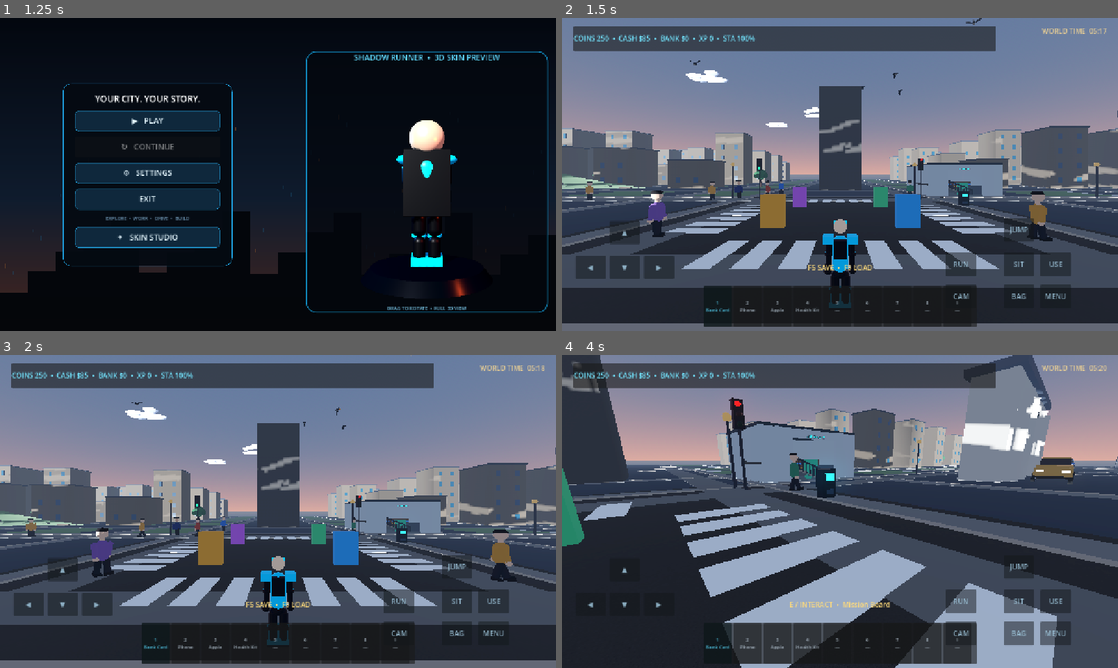
Above: before the commit, frames 1-4 (two rows, left to right).
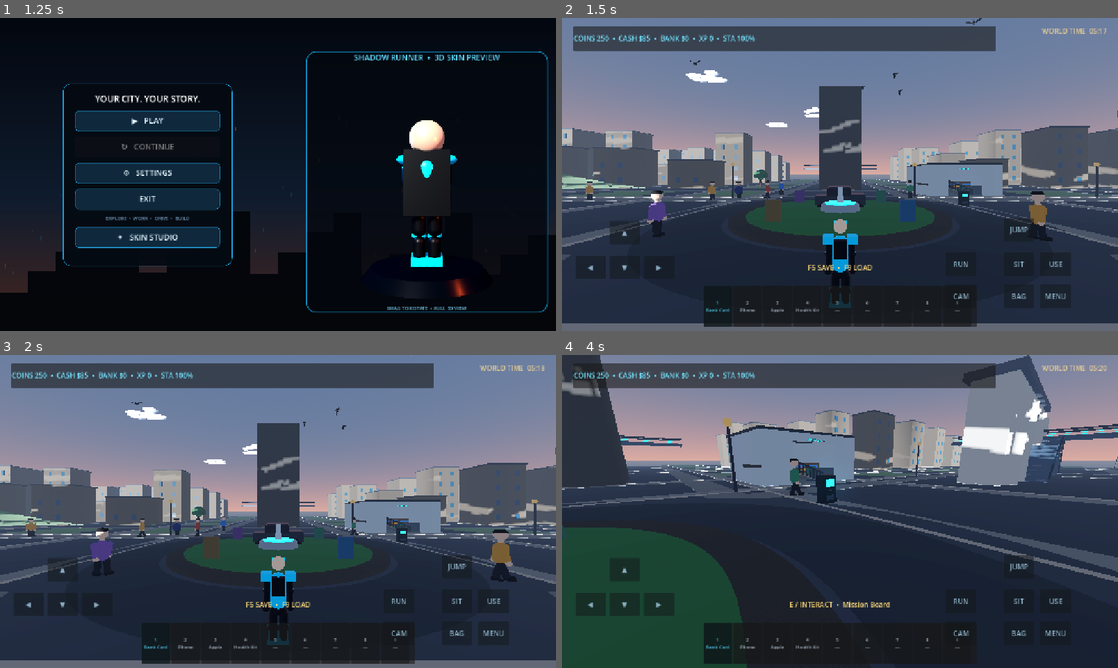
Above: after the commit, the same moments.

Repository: arezosaleh040-wq/Stickman
Game: Godot game, scene res://scenes/main.tscn
Two runs of this game, one before a commit and one after it. Both use one fixed random seed, a clock stepped at 60 frames per second and the inputs below.
Inputs (mouse positions are in pixels of both pictures, inside the frame that each line leads up to):
- Up to frame 1 (1.25 s): click "▲" at 0.5 s
- Up to frame 2 (1.5 s): click "▶ PLAY" at 1.25 s
- Up to frame 3 (2 s): no input
- Up to frame 4 (4 s): tap Enter at 2 s; move the mouse to (867, 511) at 2.02 s; hold Ctrl (crouch) 2.03-2.78 s; hold W (move_forward) from 2.03 s (still down); click (867, 511) at 2.17 s; tap Space (jump) at 2.27, 2.57, 3.02, 3.32 s; move the mouse to (812, 511) at 2.77 s; tap Shift (sprint) at 2.85 s; move the mouse to (851, 505) at 3.52 s; tap V at 3.6 s

Frame 1 is identical in both runs. In frame 2, 15% of the frame differs, in the area x 0-100%, y 35-87%; in frame 3, 15%; in frame 4, 45%, in the area x 0-100%, y 0-100%.
Error in both runs: Invalid call. Nonexistent 'float' constructor. (res://scripts/player.gd:371)

Commit message:
Build a clean roundabout and two pedestrian overpasses

Diff:
--- a/scripts/world.gd
+++ b/scripts/world.gd
@@ -46,6 +46,7 @@
 	_create_cloud_layers()
 	_create_ground()
 	_create_roads()
+	_create_pedestrian_overpasses()
 	_create_rolling_hills()
 	_set_loading_progress(35, "LOADING TERRAIN AND ROADS")
 	await get_tree().process_frame
@@ -887,13 +888,16 @@
 
 func _create_traffic_system() -> void:
 	_create_city_streets()
-	_create_crosswalks()
-	_create_traffic_lights()
-	for axis in ["x","z"]:
-		for direction in [-1,1]:
-			for index in range(2):
-				var start := -96.0 + float(index)*48.0 if direction>0 else 96.0-float(index)*48.0
-				_create_traffic_car(axis,direction,start,index)
+	for index in range(8):
+		_create_traffic_car("x", 1, 0.0, index)
+		var car_data: Dictionary = traffic_cars[traffic_cars.size() - 1]
+		var angle := TAU * float(index) / 8.0
+		car_data["axis"] = "circle"
+		car_data["radius"] = 8.85
+		car_data["angle"] = angle
+		var car: Node3D = car_data["root"]
+		car.position = Vector3(cos(angle) * 8.85, 0.0, sin(angle) * 8.85)
+		car.look_at(car.position + Vector3(-sin(angle), 0.0, cos(angle)), Vector3.UP)
 
 
 func _create_city_streets() -> void:
@@ -1093,6 +1097,17 @@
 			(bulbs[i] as MeshInstance3D).material_override = materials[i] if active else _dim_traffic_material(i)
 	for car_data in traffic_cars:
 		var direction := int(car_data["direction"])
+		var car: Node3D = car_data["root"]
+		if car_data["axis"] == "circle":
+			var radius := float(car_data["radius"])
+			var angle := float(car_data["angle"]) + float(car_data["speed"]) * delta / radius
+			car_data["angle"] = fposmod(angle, TAU)
+			car.position = Vector3(cos(angle) * radius, 0.0, sin(angle) * radius)
+			car.look_at(car.position + Vector3(-sin(angle), 0.0, cos(angle)), Vector3.UP)
+			for child in car.get_children():
+				if child is MeshInstance3D and child.name == "Wheel":
+					child.rotate_x(delta * 7.0)
+			continue
 		var position_value := float(car_data["position"])
 		var state := x_state if car_data["axis"]=="x" else z_state
 		var near_line := position_value>-12.0 and position_value< -7.5 if direction>0 else position_value<12.0 and position_value>7.5
@@ -1105,7 +1120,6 @@
 		elif direction<0 and position_value< -108.0:
 			position_value = 108.0
 		car_data["position"] = position_value
-		var car: Node3D = car_data["root"]
 		if car_data["axis"]=="x":
 			car.position = Vector3(position_value,0,float(car_data["lane"]))
 		else:
@@ -1161,23 +1175,186 @@
 				window.material_override = glass
 				parent.add_child(window)
 
+func _create_roundabout() -> void:
+	var plaza := StaticBody3D.new()
+	plaza.name = "CentralRoundabout"
+	add_child(plaza)
+	var asphalt_disc := MeshInstance3D.new()
+	asphalt_disc.name = "RoundaboutPavedApron"
+	var disc := CylinderMesh.new()
+	disc.top_radius = 11.7
+	disc.bottom_radius = 11.7
+	disc.height = 0.12
+	disc.radial_segments = 96
+	asphalt_disc.mesh = disc
+	asphalt_disc.position.y = 0.055
+	asphalt_disc.material_override = asphalt_material
+	plaza.add_child(asphalt_disc)
+
+	var ring := MeshInstance3D.new()
+	ring.name = "CircularDrivingLane"
+	var surface := SurfaceTool.new()
+	surface.begin(Mesh.PRIMITIVE_TRIANGLES)
+	for i in range(96):
+		var a0 := TAU * float(i) / 96.0
+		var a1 := TAU * float(i + 1) / 96.0
+		var i0 := Vector3(cos(a0) * 7.15, 0.135, sin(a0) * 7.15)
+		var i1 := Vector3(cos(a1) * 7.15, 0.135, sin(a1) * 7.15)
+		var o0 := Vector3(cos(a0) * 10.25, 0.135, sin(a0) * 10.25)
+		var o1 := Vector3(cos(a1) * 10.25, 0.135, sin(a1) * 10.25)
+		surface.add_vertex(i0)
+		surface.add_vertex(o0)
+		surface.add_vertex(i1)
+		surface.add_vertex(i1)
+		surface.add_vertex(o0)
+		surface.add_vertex(o1)
+	surface.generate_normals()
+	ring.mesh = surface.commit()
+	ring.material_override = _mat(Color(0.19, 0.21, 0.22), 0.88)
+	plaza.add_child(ring)
+
+	var island := MeshInstance3D.new()
+	island.name = "LandscapedCenterIsland"
+	var island_mesh := CylinderMesh.new()
+	island_mesh.top_radius = 6.85
+	island_mesh.bottom_radius = 6.85
+	island_mesh.height = 0.34
+	island_mesh.radial_segments = 96
+	island.mesh = island_mesh
+	island.position.y = 0.17
+	island.material_override = stone_material
+	plaza.add_child(island)
+	var island_collision := CollisionShape3D.new()
+	var island_shape := CylinderShape3D.new()
+	island_shape.radius = 6.85
+	island_shape.height = 0.36
+	island_collision.shape = island_shape
+	island_collision.position.y = 0.17
+	plaza.add_child(island_collision)
+
+	var lawn := MeshInstance3D.new()
+	lawn.name = "RoundaboutGarden"
+	var lawn_mesh := CylinderMesh.new()
+	lawn_mesh.top_radius = 5.95
+	lawn_mesh.bottom_radius = 5.95
+	lawn_mesh.height = 0.10
+	lawn_mesh.radial_segments = 96
+	lawn.mesh = lawn_mesh
+	lawn.position.y = 0.39
+	lawn.material_override = _mat(Color(0.20, 0.38, 0.22), 0.98)
+	plaza.add_child(lawn)
+
+	var fountain_base := MeshInstance3D.new()
+	var fountain_mesh := CylinderMesh.new()
+	fountain_mesh.top_radius = 1.25
+	fountain_mesh.bottom_radius = 1.42
+	fountain_mesh.height = 0.42
+	fountain_base.mesh = fountain_mesh
+	fountain_base.position.y = 0.65
+	fountain_base.material_override = _mat(Color(0.48, 0.52, 0.53), 0.48)
+	plaza.add_child(fountain_base)
+	var water := MeshInstance3D.new()
+	var water_mesh := CylinderMesh.new()
+	water_mesh.top_radius = 1.05
+	water_mesh.bottom_radius = 1.05
+	water_mesh.height = 0.08
+	water.mesh = water_mesh
+	water.position.y = 0.90
+	water.material_override = _glow_material(Color(0.035, 0.36, 0.52))
+	plaza.add_child(water)
+	var spire := MeshInstance3D.new()
+	var spire_mesh := CylinderMesh.new()
+	spire_mesh.top_radius = 0.12
+	spire_mesh.bottom_radius = 0.27
+	spire_mesh.height = 1.25
+	spire.mesh = spire_mesh
+	spire.position.y = 1.38
+	spire.material_override = _mat(Color(0.68, 0.72, 0.72), 0.3)
+	plaza.add_child(spire)
+
+
+func _create_pedestrian_overpasses() -> void:
+	var deck_mat := _mat(Color(0.22, 0.29, 0.34), 0.48)
+	var rail_mat := _mat(Color(0.10, 0.17, 0.21), 0.38)
+	var light_mat := _glow_material(Color(0.04, 0.58, 0.78))
+	_create_overpass("NorthOverpass", Vector3(0, 0, -40), "z", deck_mat, rail_mat, light_mat)
+	_create_overpass("EastOverpass", Vector3(40, 0, 0), "x", deck_mat, rail_mat, light_mat)
+
+
+func _create_overpass(label: String, center: Vector3, axis: String, deck_mat: Material, rail_mat: Material, light_mat: Material) -> void:
+	var bridge := Node3D.new()
+	bridge.name = label
+	bridge.position = center
+	add_child(bridge)
+	var deck_body := StaticBody3D.new()
+	bridge.add_child(deck_body)
+	var deck := MeshInstance3D.new()
+	var deck_box := BoxMesh.new()
+	deck_box.size = Vector3(19.0, 0.34, 2.8) if axis == "z" else Vector3(2.8, 0.34, 19.0)
+	deck.mesh = deck_box
+	deck.position.y = 4.45
+	deck.material_override = deck_mat
+	deck_body.add_child(deck)
+	var deck_collision := CollisionShape3D.new()
+	var deck_shape := BoxShape3D.new()
+	deck_shape.size = deck_box.size
+	deck_collision.shape = deck_shape
+	deck_collision.position = deck.position
+	deck_body.add_child(deck_collision)
+	for side in [-1.0, 1.0]:
+		var rail := MeshInstance3D.new()
+		var rail_box := BoxMesh.new()
+		rail_box.size = Vector3(19.0, 0.16, 0.16) if axis == "z" else Vector3(0.16, 0.16, 19.0)
+		rail.mesh = rail_box
+		rail.position = Vector3(0, 5.25, side * 1.28) if axis == "z" else Vector3(side * 1.28, 5.25, 0)
+		rail.material_override = rail_mat
+		bridge.add_child(rail)
+		var glow := MeshInstance3D.new()
+		var glow_box := BoxMesh.new()
+		glow_box.size = Vector3(18.6, 0.035, 0.035) if axis == "z" else Vector3(0.035, 0.035, 18.6)
+		glow.mesh = glow_box
+		glow.position = rail.position + Vector3(0, -0.35, 0)
+		glow.material_override = light_mat
+		bridge.add_child(glow)
+	for side in [-1.0, 1.0]:
+		_add_overpass_stairs(bridge, axis, side, deck_mat, rail_mat)
+
+
+func _add_overpass_stairs(bridge: Node3D, axis: String, side: float, step_mat: Material, rail_mat: Material) -> void:
+	var rise := 0.42
+	var run := 0.68
+	for i in range(10):
+		var top := 4.45 - float(i + 1) * rise
+		var body := StaticBody3D.new()
+		var mesh := MeshInstance3D.new()
+		var box := BoxMesh.new()
+		box.size = Vector3(3.4, rise, run) if axis == "z" else Vector3(run, rise, 3.4)
+		mesh.mesh = box
+		body.position = Vector3(0, top - rise * 0.5, side * (1.7 + (float(i) + 0.5) * run)) if axis == "z" else Vector3(side * (1.7 + (float(i) + 0.5) * run), top - rise * 0.5, 0)
+		mesh.material_override = step_mat
+		body.add_child(mesh)
+		var collision := CollisionShape3D.new()
+		var shape := BoxShape3D.new()
+		shape.size = box.size
+		collision.shape = shape
+		body.add_child(collision)
+		bridge.add_child(body)
+	for rail_side in [-1.0, 1.0]:
+		var rail := MeshInstance3D.new()
+		var box := BoxMesh.new()
+		box.size = Vector3(0.14, 0.14, 7.8) if axis == "z" else Vector3(7.8, 0.14, 0.14)
+		rail.mesh = box
+		rail.position = Vector3(rail_side * 1.78, 2.45, side * 5.05) if axis == "z" else Vector3(side * 5.05, 2.45, rail_side * 1.78)
+		if axis == "z":
+			rail.rotation.x = side * atan(4.2 / 6.8)
+		else:
+			rail.rotation.z = -side * atan(4.2 / 6.8)
+		rail.material_override = rail_mat
+		bridge.add_child(rail)
+
+
 func _create_landmarks() -> void:
-	var plaza_body := StaticBody3D.new()
-	plaza_body.name = "CentralPlaza"
-	var plaza := MeshInstance3D.new()
-	var plaza_mesh := BoxMesh.new()
-	plaza_mesh.size = Vector3(25, 0.09, 25)
-	plaza.mesh = plaza_mesh
-	plaza.position = Vector3(0, 0.045, 0)
-	plaza.material_override = stone_material
-	plaza_body.add_child(plaza)
-	var plaza_collision := CollisionShape3D.new()
-	var plaza_shape := BoxShape3D.new()
-	plaza_shape.size = plaza_mesh.size
-	plaza_collision.shape = plaza_shape
-	plaza_collision.position.y = 0.045
-	plaza_body.add_child(plaza_collision)
-	add_child(plaza_body)
+	_create_roundabout()
 	var tower := StaticBody3D.new()
 	tower.name = "OldClockTower"
 	tower.position = Vector3(0, 9, -24)
@@ -1369,22 +1546,49 @@
 
 func _spawn_service(title: String, info: String, kind: String, pos: Vector3, tint: Color) -> void:
 	var item := StaticBody3D.new()
+	item.name = "ServiceKiosk_" + kind
 	item.set_script(INTERACTABLE_SCRIPT)
 	item.set("display_name", title)
 	item.set("description", info)
 	item.set("interaction_type", kind)
 	item.position = pos
 	add_child(item)
-	var mesh := MeshInstance3D.new()
-	var box := BoxMesh.new()
-	box.size = Vector3(1.2, 1.8, 0.5)
-	mesh.mesh = box
-	mesh.material_override = _mat(tint, 0.42)
-	item.add_child(mesh)
+	var base := MeshInstance3D.new()
+	var base_mesh := CylinderMesh.new()
+	base_mesh.top_radius = 0.48
+	base_mesh.bottom_radius = 0.56
+	base_mesh.height = 0.20
+	base.mesh = base_mesh
+	base.position.y = -0.68
+	base.material_override = _mat(Color(0.16, 0.20, 0.23), 0.48)
+	item.add_child(base)
+	var panel := MeshInstance3D.new()
+	panel.name = "KioskBody"
+	var panel_mesh := BoxMesh.new()
+	panel_mesh.size = Vector3(0.82, 1.22, 0.18)
+	panel.mesh = panel_mesh
+	panel.position.y = 0.02
+	panel.material_override = _mat(tint.lerp(Color(0.12, 0.16, 0.19), 0.62), 0.48)
+	item.add_child(panel)
+	var screen := MeshInstance3D.new()
+	var screen_mesh := BoxMesh.new()
+	screen_mesh.size = Vector3(0.60, 0.42, 0.035)
+	screen.mesh = screen_mesh
+	screen.position = Vector3(0, 0.20, -0.11)
+	screen.material_override = _glow_material(tint.lerp(Color(0.28, 0.58, 0.72), 0.35))
+	item.add_child(screen)
+	var strip := MeshInstance3D.new()
+	var strip_mesh := BoxMesh.new()
+	strip_mesh.size = Vector3(0.62, 0.055, 0.04)
+	strip.mesh = strip_mesh
+	strip.position = Vector3(0, -0.30, -0.12)
+	strip.material_override = _mat(tint.lerp(Color(0.22, 0.26, 0.28), 0.48), 0.38)
+	item.add_child(strip)
 	var collision := CollisionShape3D.new()
 	var shape := BoxShape3D.new()
-	shape.size = Vector3(1.2, 1.8, 0.5)
+	shape.size = Vector3(0.92, 1.62, 0.70)
 	collision.shape = shape
+	collision.position.y = -0.02
 	item.add_child(collision)
 
 func _create_player() -> void:
